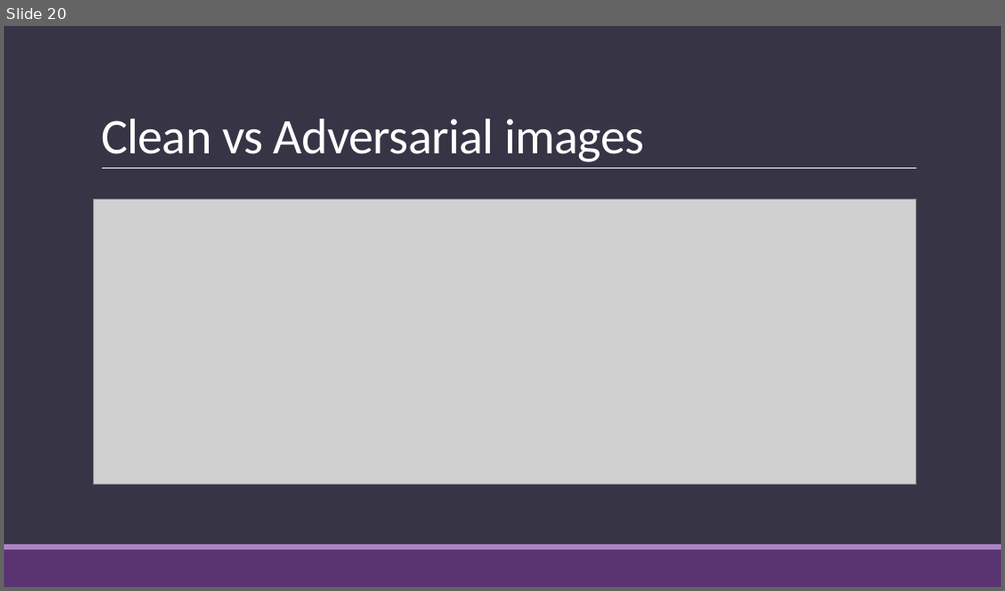
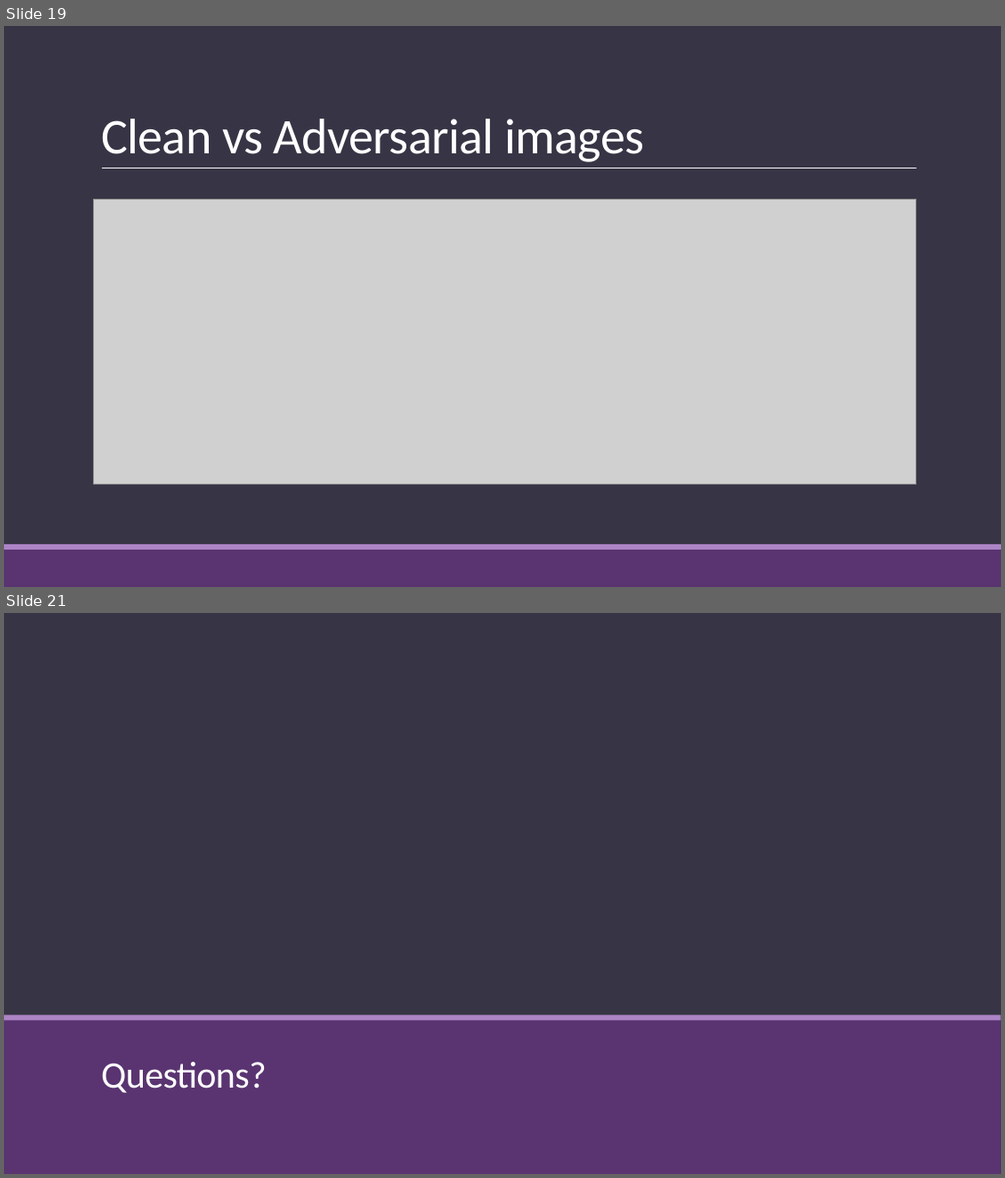
Before and after one commit to somecomfyguy/Project_IA3, a slide deck: project_ia3_presentation.pptx. Shown one above the other, each under a label of ours: slide 20 before the commit, slides 19 and 21 after it; the slides between them are not shown. The pictures are 1005x591 and 1005x1178 pixels, drawn with LibreOffice and Linux fonts; fonts in the diff are those of the drawing; grey boxes stand for pictures. Boxes give left, top, right and bottom in pixels: in the first picture for what was removed or moved away, otherwise in the second. Text is boxed around its words. In the diff, an @@ line names an element or a change of style, - is before the commit and + after.

```diff
--- a/project_ia3_presentation.pptx
+++ b/project_ia3_presentation.pptx
@@ slide 21 added at (x1=4, y1=613, x2=1001, y2=1174), background #373545 @@
@@ rectangle added at (x1=4, y1=1018, x2=1001, y2=1174), fill #5A3471 @@
@@ rectangle added at (x1=4, y1=1015, x2=1001, y2=1021), fill #AD84C6 @@
@@ title added at (x1=101, y1=1062, x2=267, y2=1093), 36 pt, text #FFFFFF @@
+Questions?
@@ what was slide 20 is now slide 19 @@
```
Also in this commit, not shown: 6 slides changed, 4 slides removed, 1 other file.
